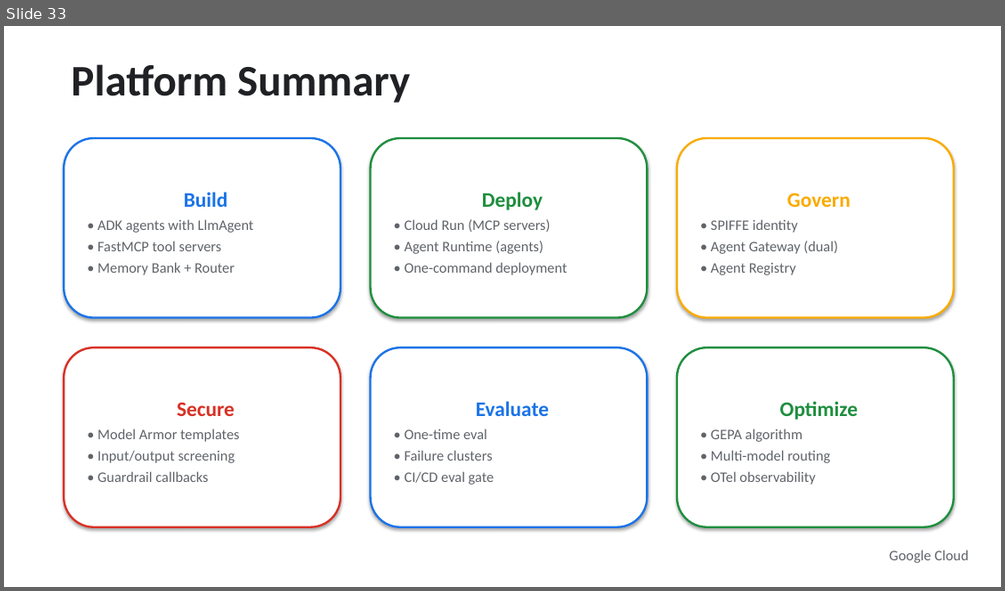
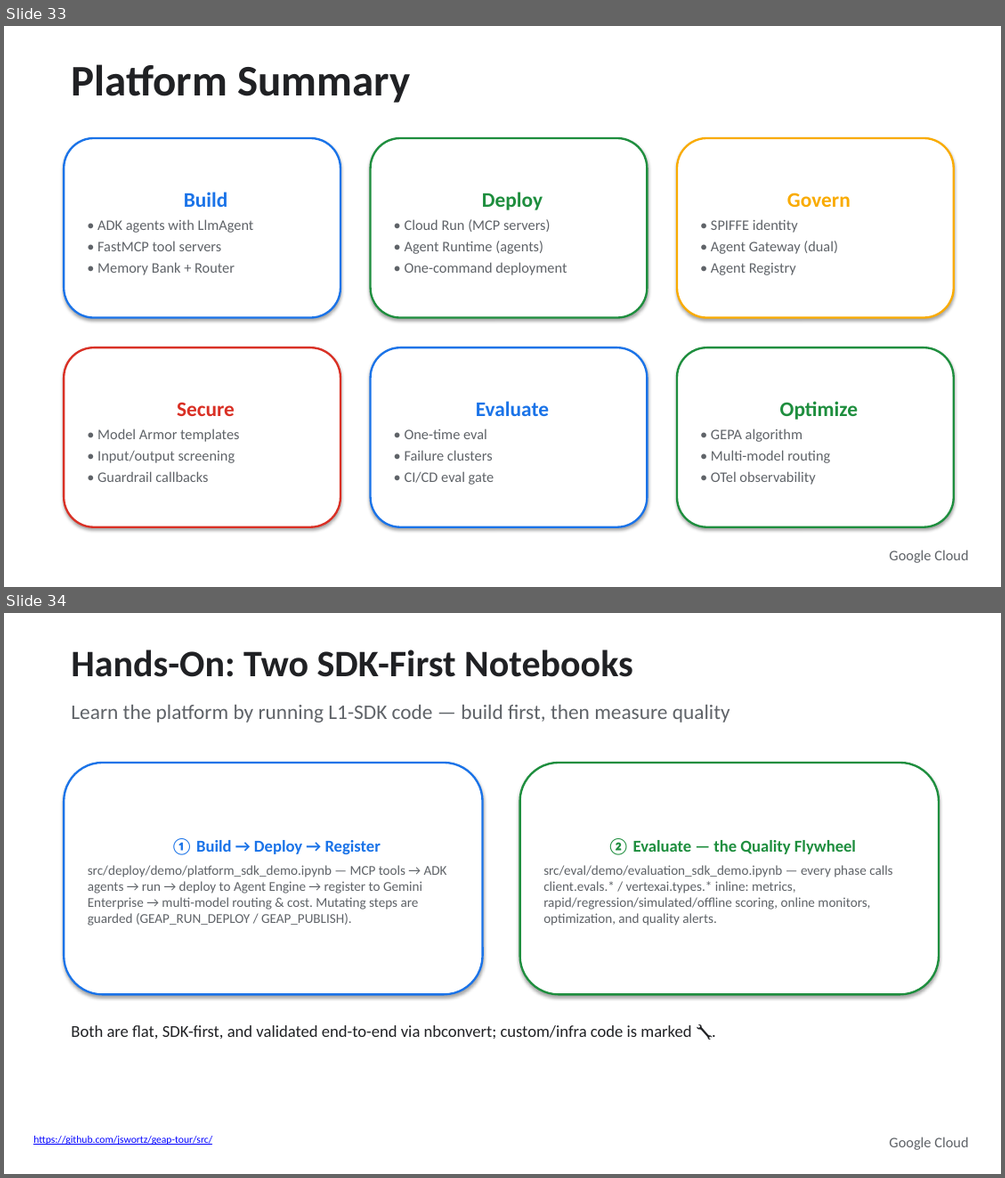
Before and after one commit to jswortz/geap-tour, a slide deck: docs/slides.pptx. Shown one above the other, each under a label of ours: slide 33 before the commit, slides 33 and 34 after it. The pictures are 1005x591 and 1005x1178 pixels, drawn with LibreOffice and Linux fonts; fonts in the diff are those of the drawing. Boxes give left, top, right and bottom in pixels: in the first picture for what was removed or moved away, otherwise in the second. Text is boxed around its words. In the diff, an @@ line names an element or a change of style, - is before the commit and + after.

Commit message:
docs(slides): fix stale links, add notebooks slide, regenerate decks + export PDFs
- generate_pptx.py: repoint the dangling src/eval/failure_clusters.py reference to the
  real src/eval/quality_alerts.py; add a 'Hands-On: Two SDK-First Notebooks' slide and
  list both notebooks in Resources (notebooks are now first-class in the deck). All
  add_repo_link paths verified to resolve on main.
- Regenerate docs/slides.pptx (35 slides) and export docs/slides.pdf via soffice.
- eval_slides.pptx: rewrite the 18 baked-in 'evaluations'-branch hyperlinks to main
  (in-place, preserving the design); export docs/eval_slides.pdf via soffice.
- .gitignore: allow the two committed slide-deck PDF exports through the blanket *.pdf.

```diff
--- a/docs/slides.pptx
+++ b/docs/slides.pptx
@@ slide 34 added at (4,613,1001,1174), background #FFFFFF @@
@@ text added at (71,649,633,677), 36 pt, text #202124, bold @@
+Hands-On: Two SDK-First Notebooks
@@ text added at (71,705,730,722), 20 pt, text #5F6368 @@
+Learn the platform by running L1-SDK code — build first, then measure quality
@@ rounded rectangle added at (64,763,483,995), fill #FFFFFF, outline #1A73E8 2 pt, 13 pt, text #5F6368 @@
+① Build → Deploy → Register
+src/deploy/demo/platform_sdk_demo.ipynb — MCP tools → ADK agents → run → deploy to Agent Engine → register to Gemini Enterprise → multi-model routing & cost. Mutating steps are guarded (GEAP_RUN_DEPLOY / GEAP_PUBLISH).
@@ rounded rectangle added at (520,763,938,995), fill #FFFFFF, outline #1E8E3E 2 pt, 13 pt, text #5F6368 @@
+② Evaluate — the Quality Flywheel
+src/eval/demo/evaluation_sdk_demo.ipynb — every phase calls client.evals.* / vertexai.types.* inline: metrics, rapid/regression/simulated/offline scoring, online monitors, optimization, and quality alerts.
@@ text added at (71,1025,691,1038), 16 pt, text #202124 @@
+Both are flat, SDK-first, and validated end-to-end via nbconvert; custom/infra code is marked 🔧.
@@ text added at (33,1135,212,1144), 10 pt, text #0000FF, underline @@
+https://github.com/jswortz/geap-tour/src/
@@ text added at (889,1136,968,1150), 14 pt, text #5F6368 @@
+Google Cloud
```
Also in this commit, not shown: 4 slides changed, 5 other files.
